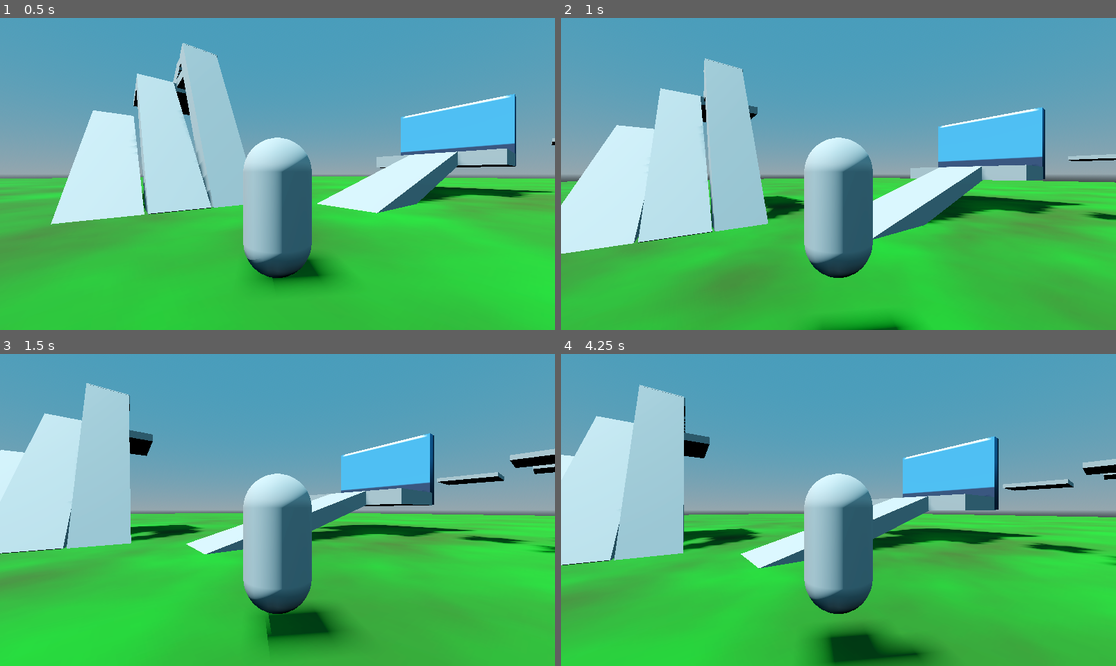
Above: before the commit, frames 1-4 (two rows, left to right).
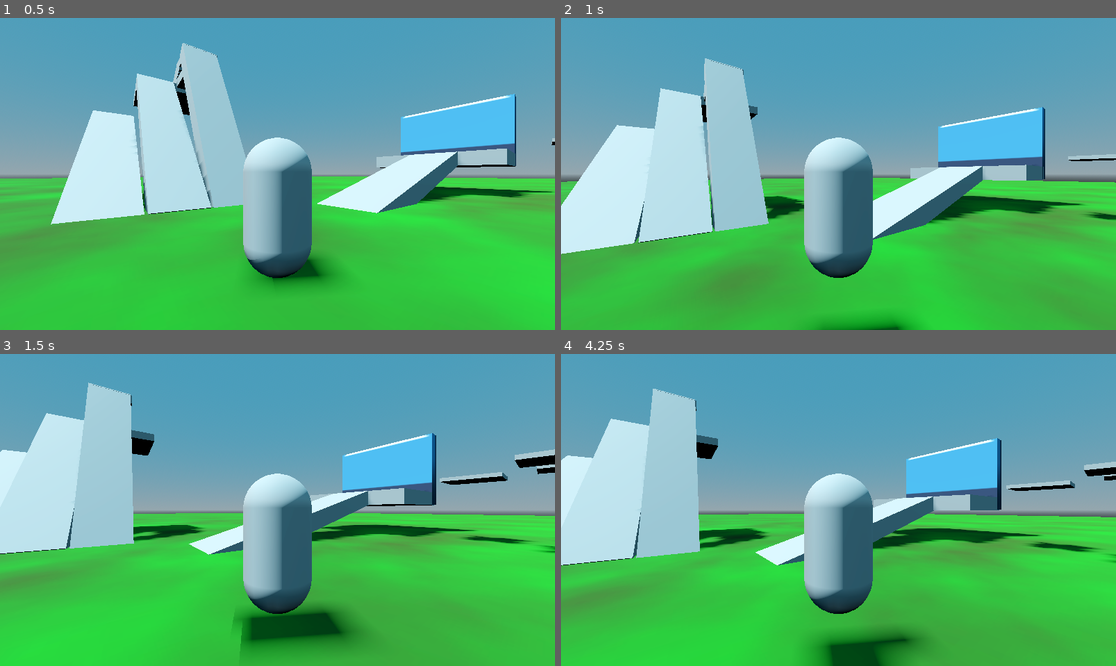
Above: after the commit, the same moments.

Repository: NDBrewer20/Project-Arbiter
Game: Godot game, scene res://Scenes/Levels/Base.tscn
Two runs of this game, one before a commit and one after it. Both use one fixed random seed, a clock stepped at 60 frames per second and the inputs below. The engine's default icon, where the game draws it, is replaced by a stand-in: a white triangle on a blue panel in a dark square.
Inputs (mouse positions are in pixels of both pictures, inside the frame that each line leads up to):
- Up to frame 1 (0.5 s): no input
- Up to frame 2 (1 s): tap Enter at 0.5 s; move the mouse to (960, 158) at 0.52 s; hold D (Player_Right) from 0.53 s (still down); tap Space (Player_Jump) at 0.6, 0.77 s
- Up to frame 3 (1.5 s): tap Space (Player_Jump) at 1.07 s; move the mouse to (166, 525) at 1.27 s; release D (Player_Right) at 1.28 s; hold S (Player_Back) from 1.28 s (still down); right-click (166, 525) at 1.35 s
- Up to frame 4 (4.25 s): tap Space (Player_Jump) at 1.52, 1.55, 1.82, 2.3, 3.02, 3.05, 3.32, 3.6, 3.77, 4.07 s; move the mouse to (894, 441) at 2.02 s; release S (Player_Back) at 2.03 s; hold D (Player_Right) 2.03-2.78 s; tap C at 2.1 s; move the mouse to (810, 572) at 2.77 s; hold W (Player_Forward) 2.78-3.53 s; tap R at 2.85 s; move the mouse to (1005, 556) at 3.52 s; hold A (Player_Left) from 3.53 s (still down)

Frame 1 is identical in both runs. In frame 2, 0.2% of the frame differs, in the area x 0-97%, y 12-76%; in frame 3, 2.4%; in frame 4, 7.2%, in the area x 0-100%, y 9-100%.

Commit message:
variable Name fixes and restructuring

Diff:
--- a/Scripts/PlayerMovement.gd
+++ b/Scripts/PlayerMovement.gd
@@ -3,63 +3,60 @@
 @export var debug: bool = false
 
 # Player movement parameters
-@export var Speed: float = 5.0
+@export var speed: float = 5.0
+var _inputDirection: Vector3 = Vector3.ZERO
 
-var input_Direction: Vector3 = Vector3.ZERO
 
 # Player jumping parameters
-@export var JumpVelocity: float = 4.5
-@export var JumpBuffer: float = 0.2
-@export var CoyoteTime: float = 0.15
+@export var jumpVelocity: float = 4.5
+var _isjumping: bool # is the user currently trying to jump?
+var _lastJumpPressed: float # how long since the user last tried to jump?
+var _lastTimeOnGround: float # how long since the user was last on the ground?
 
+# Player Coyote Time parameters
+@export var coyoteTime: float = 0.15
+var _coyoteUsable: bool # can the user press jump and have it work after starting to fall?
+var _coyoteWindow: bool: # if the timer hasn't timed out (time since jump + coyote time > current time), the user can still jump
+	get:
+		return _timeSinceFirstFrame < _lastTimeOnGround + coyoteTime
+var _canCoyote: bool: # is the user within the window to use coyote time?
+	get:
+		return _coyoteUsable and !is_on_floor() and _coyoteWindow
 
-var coyoteUsable: bool # can the user press jump and have it work after starting to fall?
-var coyoteWindow: bool # if the timer hasn't timed out (time since jump + coyote time > current time), the user can still jump
-var canCoyote: bool: # is the user within the window to use coyote time?
+# Player Jump Buffer parameters
+@export var jumpBuffer: float = 0.2
+var _bufferJumpUsable: bool # can the user press jump and have it work before landing?
+var _bufferWindow: bool: # if the timer hasn't timed out (time since jump + jump buffer time > current time), the user can still jump
 	get:
-		return coyoteUsable and coyoteWindow
-var CoyoteTimer: Timer # timer to track coyote time
-
-var is_jumping: bool # is the user currently trying to jump?
-var bufferJumpUsable: bool # can the user press jump and have it work before landing?
-var bufferWindow: bool # if the timer hasn't timed out (time since jump + jump buffer time > current time), the user can still jump
-var canBufferJump: bool: # is the user within the window to use buffered jump?
+		return _timeSinceFirstFrame < _lastJumpPressed + jumpBuffer
+var _canBufferJump: bool: # is the user within the window to use buffered jump?
 	get:
-		return bufferJumpUsable and bufferWindow
-var BufferJumpTimer: Timer # timer to track jump buffering
+		return _bufferJumpUsable and _bufferWindow
 
 
 # Air control parameters
-@export var AirControlStart: float = 1.0
-@export var AirControlEnd: float = 0.45
-@export var AirControlFadeTime: float = 1.5
+@export var airControlStart: float = 1.0
+@export var airControlEnd: float = 0.45
+@export var airControlFadeTime: float = 1.5
+var _airtime: float = 0.0
 
-var air_time: float = 0.0
 
-# Camera control parameters
+# Camera control parametera
 @onready var camPivot: Node3D = $CamOrigin
 @export var camClamp: Vector2 = Vector2(-90, 45)
 @export var mouse_Sensitivity: float = 0.1
 
+# Internal Variables
+var _timeSinceFirstFrame: float = 0.0
+
 func _ready() -> void:
 	$"CamOrigin/SpringArm3D".add_excluded_object(self)
-	CoyoteTimer = Timer.new()
-	CoyoteTimer.one_shot = true
-	CoyoteTimer.wait_time = CoyoteTime
-	CoyoteTimer.timeout.connect(func():
-		coyoteWindow = false
-	)
-	add_child(CoyoteTimer)
-	BufferJumpTimer = Timer.new()
-	BufferJumpTimer.one_shot = true
-	BufferJumpTimer.wait_time = JumpBuffer
-	BufferJumpTimer.timeout.connect(func():
-		bufferWindow = false
-	)
-	add_child(BufferJumpTimer)
+
+func _process(delta: float) -> void:
+	_timeSinceFirstFrame += delta
 
 func _input(event: InputEvent) -> void:
-	input_Direction = Vector3.ZERO
+	_inputDirection = Vector3.ZERO
 
 	if event is InputEventMouseMotion and Input.is_action_pressed("Player_Rotate"):
 		rotate_y(deg_to_rad(-event.relative.x * mouse_Sensitivity))
@@ -68,43 +65,43 @@
 
 	# Handle movement input
 	if Input.is_action_pressed("Player_Forward"):
-		input_Direction -= transform.basis.z
+		_inputDirection -= transform.basis.z
 	if Input.is_action_pressed("Player_Back"):
-		input_Direction += transform.basis.z
+		_inputDirection += transform.basis.z
 	if Input.is_action_pressed("Player_Left"):
-		input_Direction -= transform.basis.x
+		_inputDirection -= transform.basis.x
 	if Input.is_action_pressed("Player_Right"):
-		input_Direction += transform.basis.x
+		_inputDirection += transform.basis.x
 
 	if debug and Input.is_action_pressed("DEBUG_Quit"):
 			get_tree().quit()
 
 func _physics_process(delta: float) -> void:
-	var direction = input_Direction
+	var direction = _inputDirection
 	direction.y = 0
 	direction = direction.normalized()
 
 	if not is_on_floor():
 		# How Long in Air
-		air_time += delta
+		_airtime += delta
 
 		# Gravity
 		velocity.y += -ProjectSettings.get_setting("physics/3d/default_gravity") * delta
 
 		# Air Control
-		var t = clamp(air_time / AirControlFadeTime, 0, 1)
-		var air_control_factor = lerp(AirControlStart, AirControlEnd, t)
+		var t = clamp(_airtime / airControlFadeTime, 0, 1)
+		var air_control_factor = lerp(airControlStart, airControlEnd, t)
 
-		velocity.x += direction.x * Speed * air_control_factor * delta
-		velocity.z += direction.z * Speed * air_control_factor * delta
+		velocity.x += direction.x * speed * air_control_factor * delta
+		velocity.z += direction.z * speed * air_control_factor * delta
 	else:
 		velocity.y = 0
 
 	if is_on_floor():
-		velocity.x = direction.x * Speed
-		velocity.z = direction.z * Speed
+		velocity.x = direction.x * speed
+		velocity.z = direction.z * speed
 
 		if Input.is_action_just_pressed("Player_Jump"):
-			velocity.y = JumpVelocity
+			velocity.y = jumpVelocity
 
 	move_and_slide()
